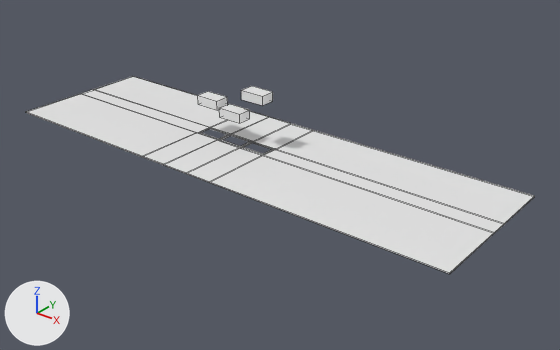
Renders of the FBX model Assets/Meshes/window.fbx from each side of a commit.
The view is the same before and after, from a camera (50 mm lens) standing at (509.0, -562.0, 327.0) and looking at (65.0, -6.0, -18.0). The lights are fixed; the arrows at lower left show +X, +Y and +Z. Mesh edges are drawn as thin lines. Where no turn or scale is listed for an object, it has been applied to the vertices.
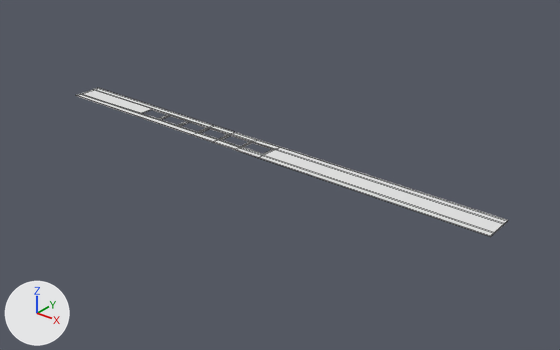
Commit message: Window now moves a bit.

Where the newer file only moved an object's origin or applied its transform, the numbers keep the older frame.

Pixel boxes [x1, y1, x2, y2] of what changed, in the pictures (560 x 350 px):
```json
{"object": "Plane", "change": "reshaped", "before": [26, 76, 535, 274], "after": [76, 88, 508, 237], "on screen": "15% narrower, 25% shorter"}
{"object": "Cube.002", "change": "deleted", "before": [241, 86, 273, 106]}
{"object": "Cube.001", "change": "deleted", "before": [219, 104, 250, 123]}
{"object": "Cube.000", "change": "deleted", "before": [198, 91, 228, 110]}
```

Scene script edits in JSON lines:
```json
{"block": "me_plane_004", "where": "# used by ob_plane; location = (0.0, 0.0, 0.0)"}
{"op": "remove", "block": "me_plane_004", "code": "me_plane_004.from_pydata(...)  # 72 vertices, 64 faces; spans x -246.0..297.0, y -89.0..75.0, z 0.0..1.0"}
{"op": "add", "block": "me_plane_004", "code": "me_plane_004.from_pydata(...)  # 96 vertices, 82 faces; spans x -246.0..297.0, y -17.0..17.0, z 0.0..1.0"}
{"block": "me_plane_004", "change": "me_plane_004 part 1"}
{"block": "me_plane_004", "change": "2 faces are deleted"}
{"block": "me_plane_004", "change": "12 vertices in x -246.0..297.0, y -89.0, z 0.0..1.0 move by (0.0, 72.0, 0.0)"}
{"block": "me_plane_004", "change": "12 vertices in x -246.0..297.0, y 75.0, z 0.0..1.0 move by (0.0, -58.0, 0.0)"}
{"block": "me_plane_004", "change": "12 vertices are added at x -139.0..-77.0, y -8.0..8.0, z 0.0..1.0"}
{"block": "me_plane_004", "change": "12 new vertices lie (28.0, 0.0, 0.0) away from vertices in x -139.0..-77.0, y -8.0..8.0, z 0.0..1.0"}
{"block": "me_plane_004", "change": "20 new faces join them"}
{"op": "remove", "block": "ob_cube_002", "code": ["ob_cube_002 = bpy.data.objects.new('Cube.002', me_cube_010)", "ob_cube_002.location = (25.0, 0.0, 54.2)"]}
{"op": "remove", "block": "ob_cube_001", "code": ["ob_cube_001 = bpy.data.objects.new('Cube.001', me_cube_007)", "ob_cube_001.location = (-6.0, 0.0, 27.6)"]}
{"op": "remove", "block": "ob_cube_000", "code": ["ob_cube_000 = bpy.data.objects.new('Cube.000', me_cube_009)", "ob_cube_000.location = (-37.0, 0.0, 34.5)"]}
```
